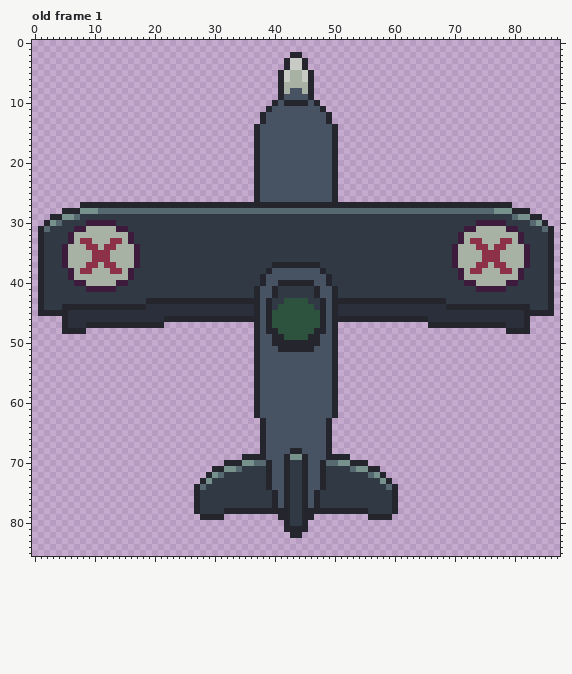
A pixel-art file gets an edit: _asset_builder/EnemyPlane.aseprite. Above: the version before the commit.
88x86 pixels, 1 frame. Shown: old frame 1. The commit also changed other frames, which this record leaves out.
Once edited:
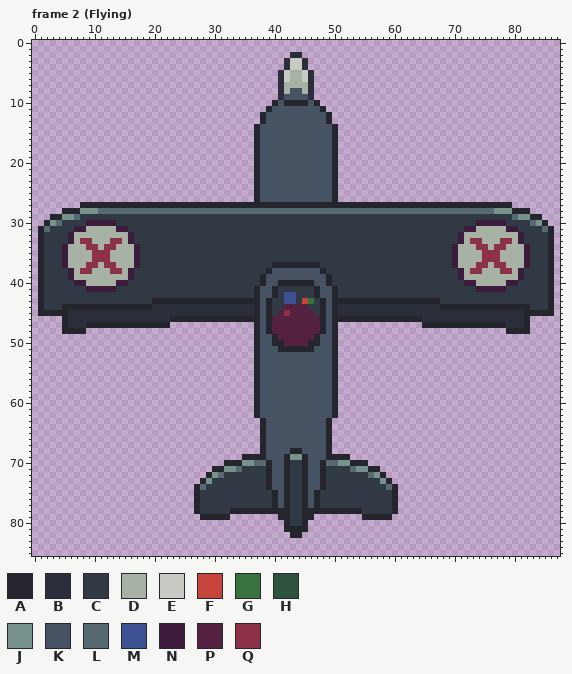
Palette (. is transparent): A #25252d  B #2b2e3b  C #313a44  D #a7b2a4  E #c7cbc3  F #c7443d  G #37723f  H #2d533e  J #77928c  K #475362  L #566971  M #3e5293  N #3c1b3c  P #542141  Q #8c3148
A new or re-ordered frame is compared with the old frame closest to it.
Difference:
frames 1 -> 15
Frame 2 (Flying) is new; against old frame 1:
y 2: x 43..44 AA -> BB
y 3..4: x 42 A -> B; x 45 A -> B
y 5..9: x 41 A -> B; x 46 A -> B
y 42: x 42..43 CC -> MM
y 43: x 19 A -> C; x 42..46 HHHHC -> MMCFG; x 68 A -> C
y 44: x 19 B -> A; x 41..46 HHHHHH -> CPPPPC; x 68 B -> A
y 45: x 40..47 HHHHHHHH -> CPQPPPPC
y 46: x 22 A -> B; x 40..47 HHHHHHHH -> PPPPPPPP; x 65 A -> B
y 47: x 22 . -> A; x 40..47 HHHHHHHH -> PPPPPPPP; x 65 . -> A
y 48: x 40..47 AHHHHHHA -> PPPPPPPP
y 49: x 41..46 AHHHHA -> PPPPPP
y 50: x 42..45 AAAA -> PPPP
y 78: x 32 A -> C; x 55 A -> C
y 79: x 32 . -> A; x 55 . -> A
